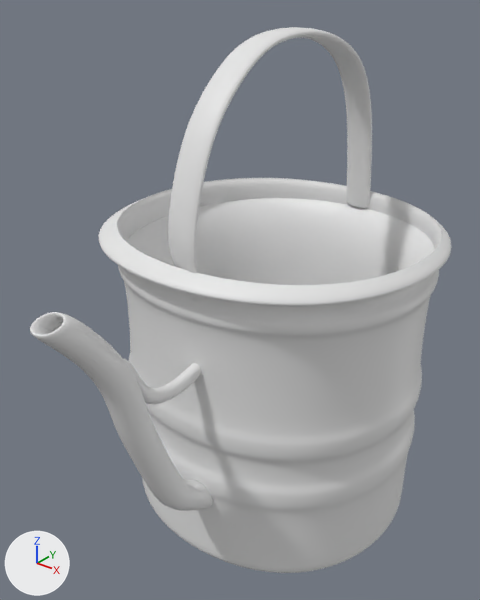
The Blender file Assets/models/WateringCan.blend, before and after one commit.
Both versions are drawn from a camera (50 mm lens) standing at (1.055, -1.427, 1.833) and looking at (0.002, -0.111, 1.017). Every picture has the same lights, and +X, +Y and +Z are marked at lower left.
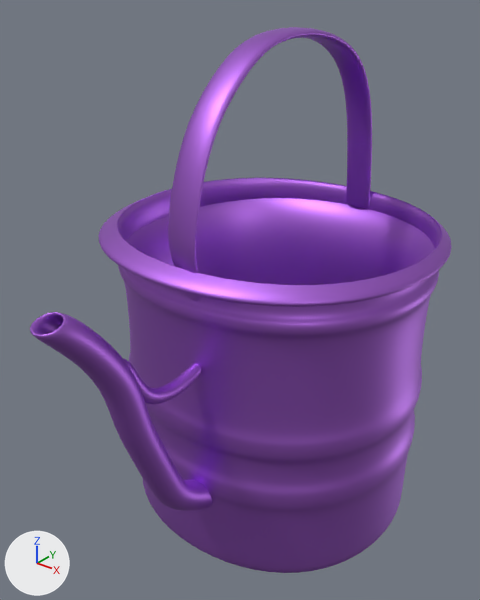
The newer file is also turned or shifted as a whole; pictures and numbers use the older file's frame.

Changed parts and their boxes (x1, y1, x2, y2) in the pictures (480 x 600 px):
'Cube', recoloured (grey to purple)
    both: (98, 178, 452, 573)
'Cube.001', recoloured (white to purple)
    both: (168, 27, 372, 301)
'Plane', recoloured (grey to purple)
    both: (30, 312, 212, 511)
'Cube.002', recoloured (grey to purple)
    both: (124, 359, 201, 404)

The change, as a diff of the scene's bpy script:
```diff
--- a/Assets/models/WateringCan.blend.py
+++ b/Assets/models/WateringCan.blend.py
@@ mat_material @@
+mat_material = principled_material('Material')
+mat_material.base_color = (0.48, 0.166, 0.8)  # purple #b871e7
+mat_material.metallic = 1.0
@@ me_cube_004 @@
 me_cube_004.from_pydata(...)  # 92 vertices, 90 faces; spans x -0.91..0.85, y -0.79..0.87, z -0.7..0.67
+me_cube_004.materials.append(mat_material)  # purple #b871e7
@@ me_cube_005 @@
 me_cube_005.from_pydata(...)  # 60 vertices, 58 faces; spans x -37.7..1.8, y -1.0..1.0, z -1.8..13.8
+me_cube_005.materials.append(mat_material)  # purple #b871e7
@@ me_plane @@
 me_plane.from_pydata(...)  # 72 vertices, 72 faces; spans x -1.0..1.0, y -1.0..6.1, z -19.5..0.0
+me_plane.materials.append(mat_material)  # purple #b871e7
@@ me_cube_006 @@
 me_cube_006.from_pydata(...)  # 28 vertices, 26 faces; spans x -1.0..1.1, y -2.4..11.1, z -12.7..2.6
+me_cube_006.materials.append(mat_material)  # purple #b871e7
```
